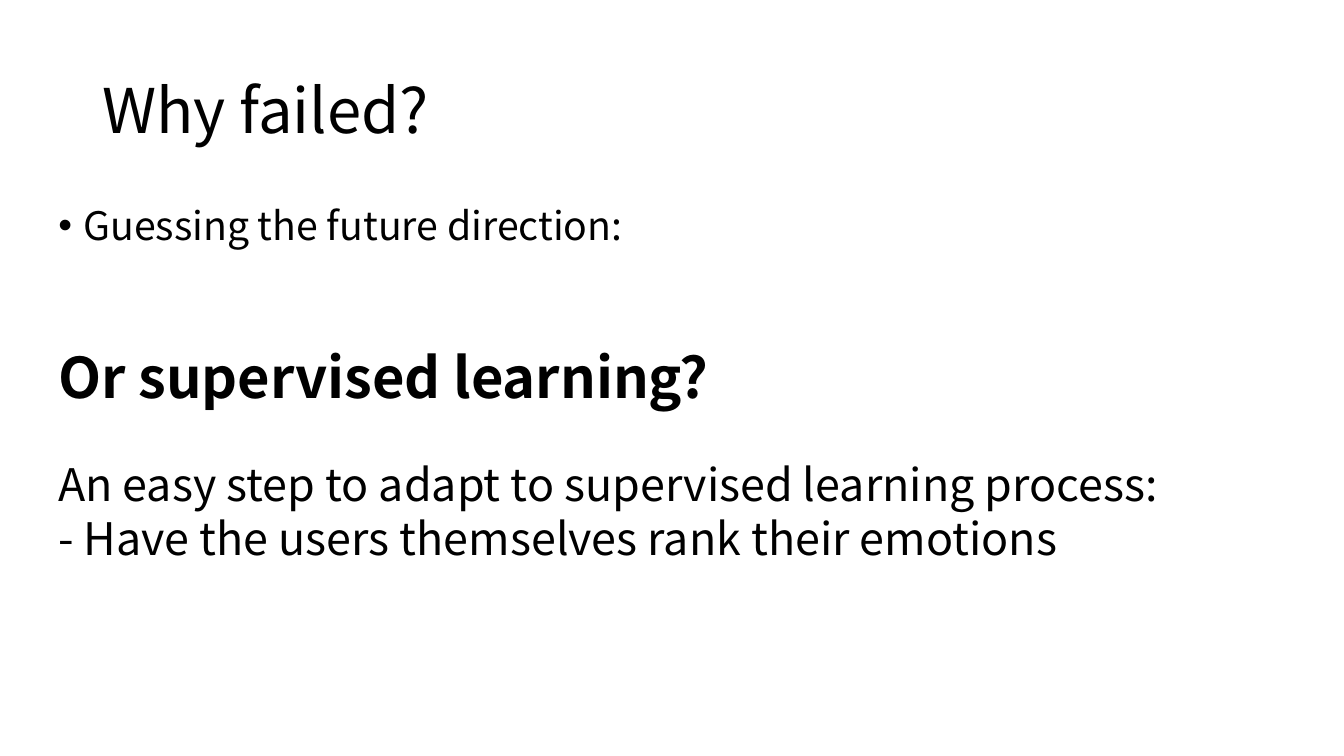
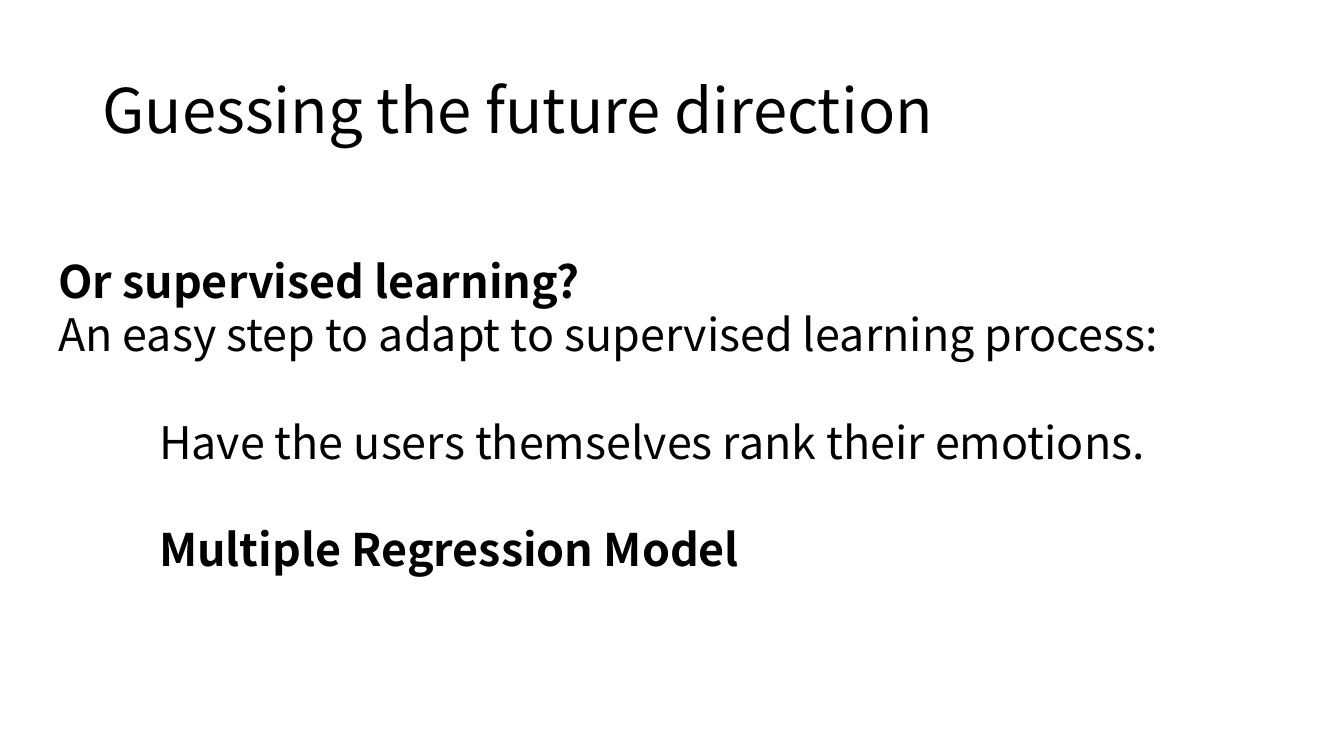
Before and after one commit to REDY-a/portfolio, a slide deck: slide 21 of maker/2 ER design v2.0.pptx (slide 19 before the commit). Drawn at 1344x756 pixels with LibreOffice and Linux fonts; fonts in the diff are those of the drawing; background and template pictures are left out. Boxes give left, top, right and bottom in pixels: in the first picture for what was removed or moved away, otherwise in the second. Text is boxed around its words. In the diff, an @@ line names an element or a change of style, - is before the commit and + after.

```diff
--- a/maker/2 ER design v2.0.pptx
+++ b/maker/2 ER design v2.0.pptx
@@ text at (102,83,933,149): text changed @@
-Why failed?
+Guessing the future direction
@@ text at (83,208,622,250): paragraph removed @@
-• Guessing the future direction:
@@ text at (58,261,579,309): size 40 to 32 pt in "Or supervised learning?" @@
@@ text at (159,423,1145,577): text changed @@
-- Have the users themselves rank their emotions
+Have the users themselves rank their emotions.
+Multiple Regression Model
```
Also in this commit, not shown: 14 other slides changed, 3 slides added, 1 other file.
